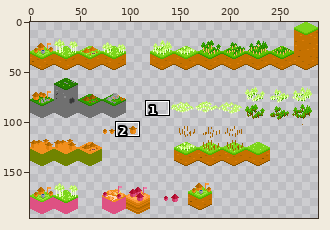
File history of a sprite sheet, Assets/Tilesets/Locations/LocationsOverworld.png. The picture above shows the old version from afar; the outline marks the close-up.
Close-up. First the earlier version:
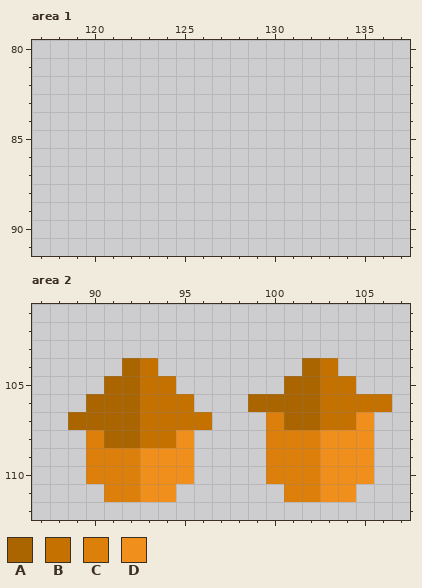
The file is 288x288 pixels. Shown: area 1: x 117..137, y 80..91; area 2: x 87..107, y 101..112. The wide view leaves out empty margins. The commit also changed other parts of the picture, which this record leaves out.
Palette (. is transparent): A #aa6500  B #c57100  C #dd7f0b  D #f18f1d
Pixels before, area 2, first column x 89:
104 ...AB........AB...
105 ..AABB......AABB..
106 .AAABBB...AAAABBBB
107 AAAABBBB...CAABBD.
108 .CAABBD....CCCDDD.
109 .CCCDDD....CCCDDD.
110 .CCCDDD....CCCDDD.
111 ..CCDD......CCDD..
The result:
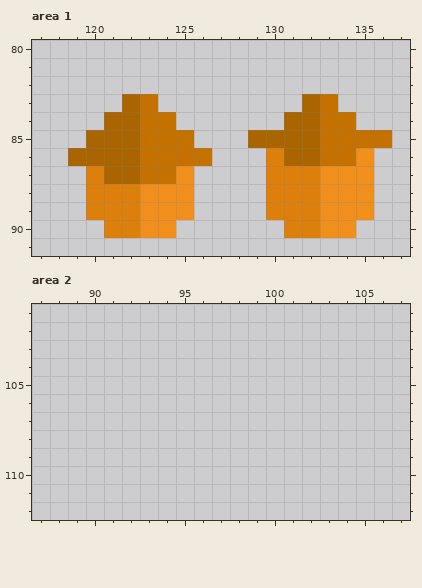
What changed:
Changed rows in their new state; - is an unchanged pixel.
Area 1:
first column x 119:
83 ---AB--------AB---
84 --AABB------AABB--
85 -AAABBB---AAAABBBB
86 AAAABBBB---CAABBD-
87 -CAABBD----CCCDDD-
88 -CCCDDD----CCCDDD-
89 -CCCDDD----CCCDDD-
90 --CCDD------CCDD--
Area 2:
first column x 89:
104 ---..--------..---
105 --....------....--
106 -......---........
107 ........---......-
108 -......----......-
109 -......----......-
110 -......----......-
111 --....------....--
Boxes around the changes in both close-ups, in picture pixels (x1, y1, x2, y2):
added: (68, 94, 392, 238)
erased: (68, 358, 392, 502)
